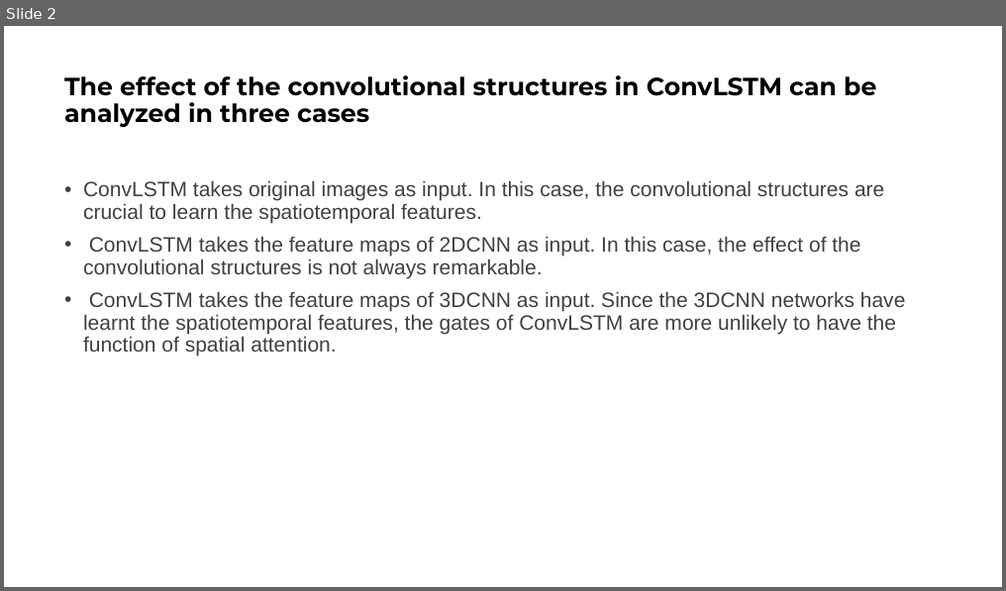
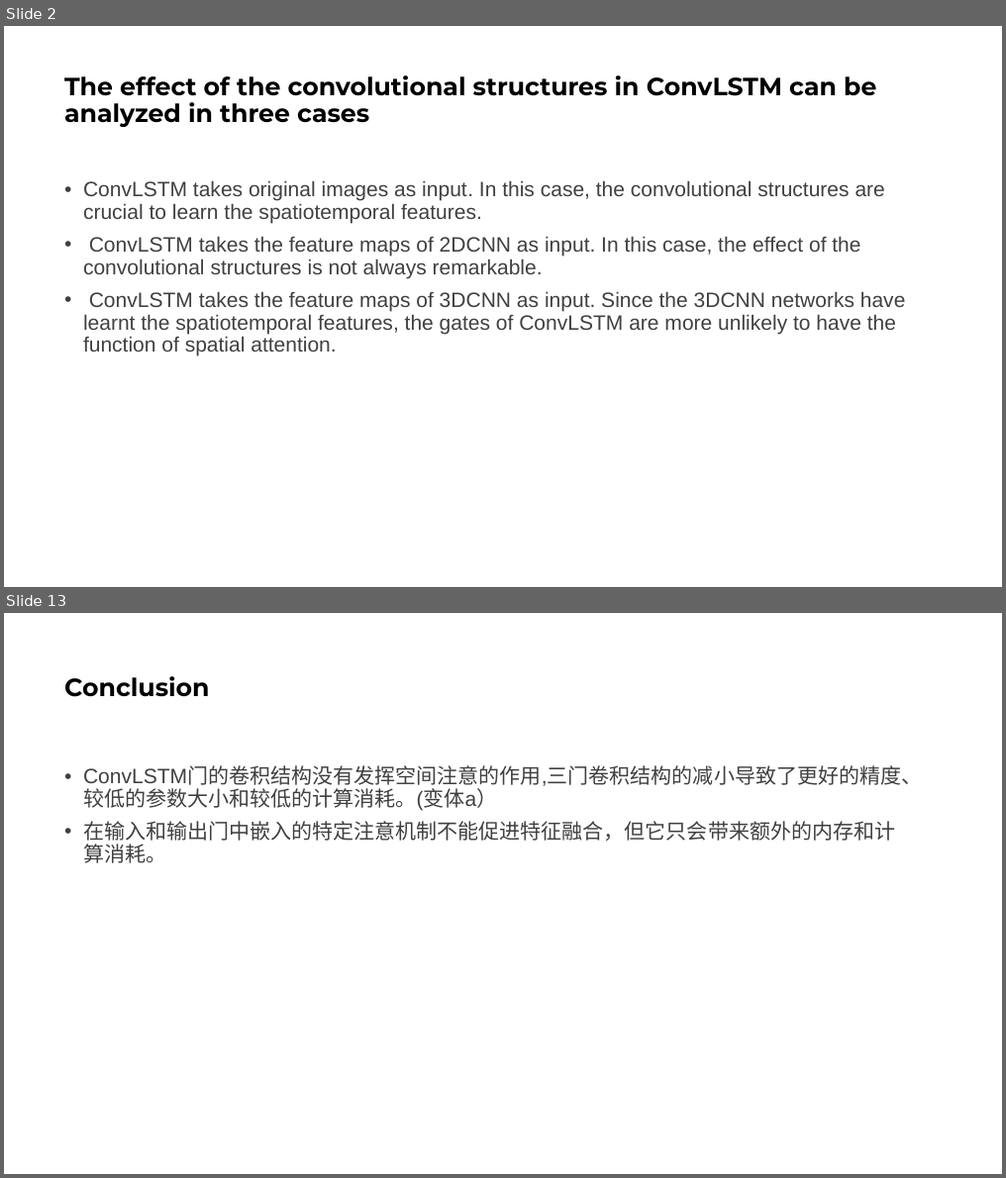
Before and after one commit to Adnios/DVS-gesture_recognition, a slide deck: Attention in Convolutional LSTM for Gesture Recognition.pptx. Shown one above the other, each under a label of ours: slide 2 before the commit, slides 2 and 13 after it; the slides between them are not shown. The pictures are 1006x591 and 1006x1178 pixels, drawn with LibreOffice and Linux fonts; fonts in the diff are those of the drawing. Boxes give left, top, right and bottom in pixels: in the first picture for what was removed or moved away, otherwise in the second. Text is boxed around its words. In the diff, an @@ line names an element or a change of style, - is before the commit and + after.

```diff
--- a/Attention in Convolutional LSTM for Gesture Recognition.pptx
+++ b/Attention in Convolutional LSTM for Gesture Recognition.pptx
@@ slide 13 added at box(4, 613, 1002, 1174), background #FFFFFF @@
@@ title added at box(64, 676, 210, 697), 24 pt, text #000000, bold @@
+Conclusion
@@ text added at box(83, 767, 922, 863), 20 pt, text #404040 @@
+• ConvLSTM门的卷积结构没有发挥空间注意的作用,三门卷积结构的减小导致了更好的精度、较低的参数大小和较低的计算消耗。(变体a）
+• 在输入和输出门中嵌入的特定注意机制不能促进特征融合，但它只会带来额外的内存和计算消耗。
```
Also in this commit, not shown: 2 slides changed, 8 other slides added.
